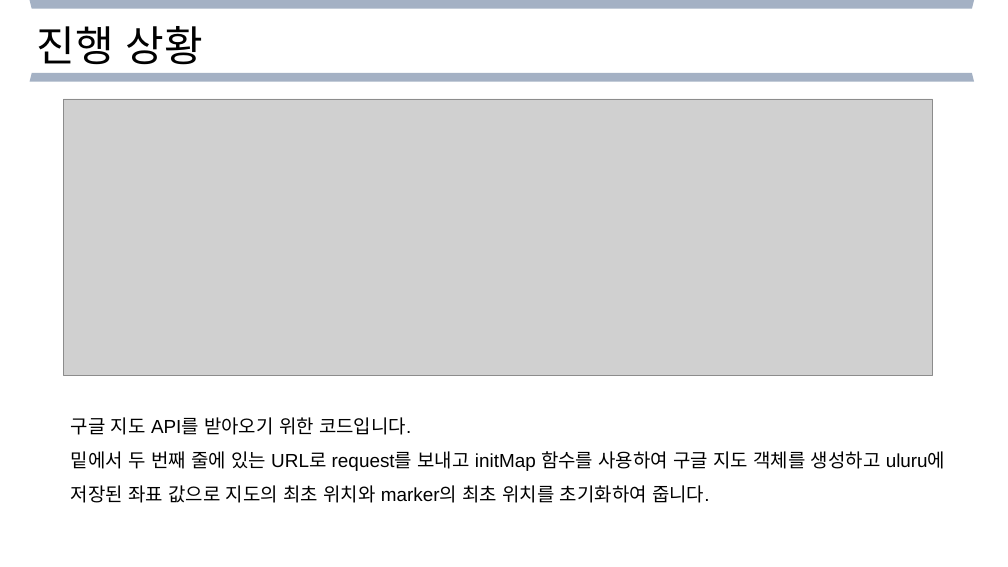
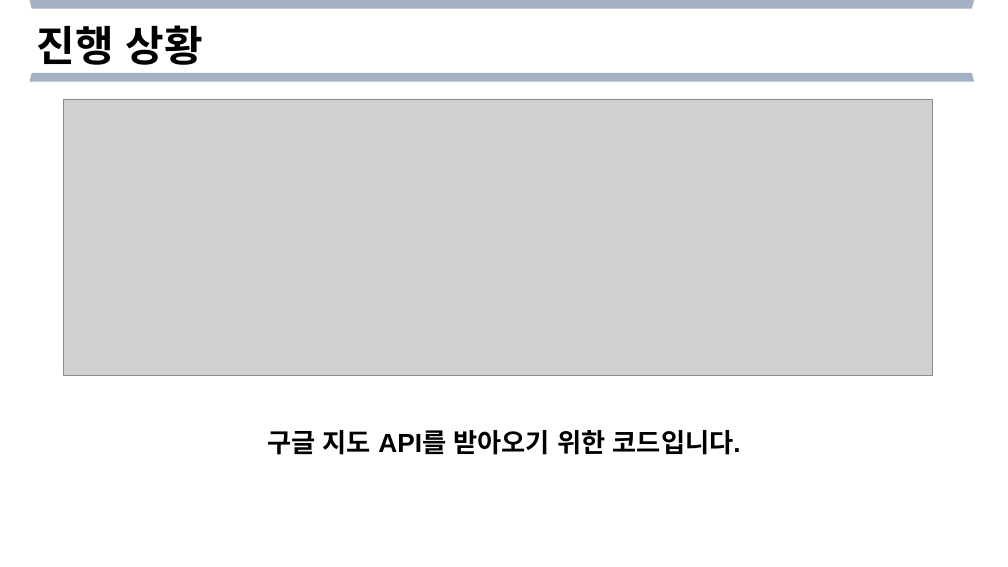
Before and after one commit to Helloworldist/MediWeb, a slide deck: slide 7 of ppt/4주차 발표_3조.pptx. Drawn at 1008x567 pixels with LibreOffice and Linux fonts; fonts in the diff are those of the drawing; grey boxes stand for pictures. Boxes give left, top, right and bottom in pixels: in the first picture for what was removed or moved away, otherwise in the second. Text is boxed around its words. In the diff, an @@ line names an element or a change of style, - is before the commit and + after.

```diff
--- a/ppt/4주차 발표_3조.pptx
+++ b/ppt/4주차 발표_3조.pptx
@@ text "진행 상황" at bbox=[37, 25, 203, 65]: bold on @@
@@ text "구글 지도 API를 받아오기 위한 ...": place and size @@
-text "구글 지도 API를 받아오기 위한 ..." at bbox=[71, 417, 945, 503]
+text "구글 지도 API를 받아오기 위한 ..." at bbox=[267, 430, 741, 455]
@@ text "구글 지도 API를 받아오기 위한 ..." at bbox=[267, 430, 741, 455]: size 18 to 25 pt, bold on; alignment left to centre @@
@@ text at bbox=[71, 451, 945, 503]: paragraph removed @@
-밑에서 두 번째 줄에 있는 URL로 request를 보내고 initMap 함수를 사용하여 구글 지도 객체를 생성하고 uluru에 저장된 좌표 값으로 지도의 최초 위치와 marker의 최초 위치를 초기화하여 줍니다.
```
Also in this commit, not shown: 9 other slides changed.
